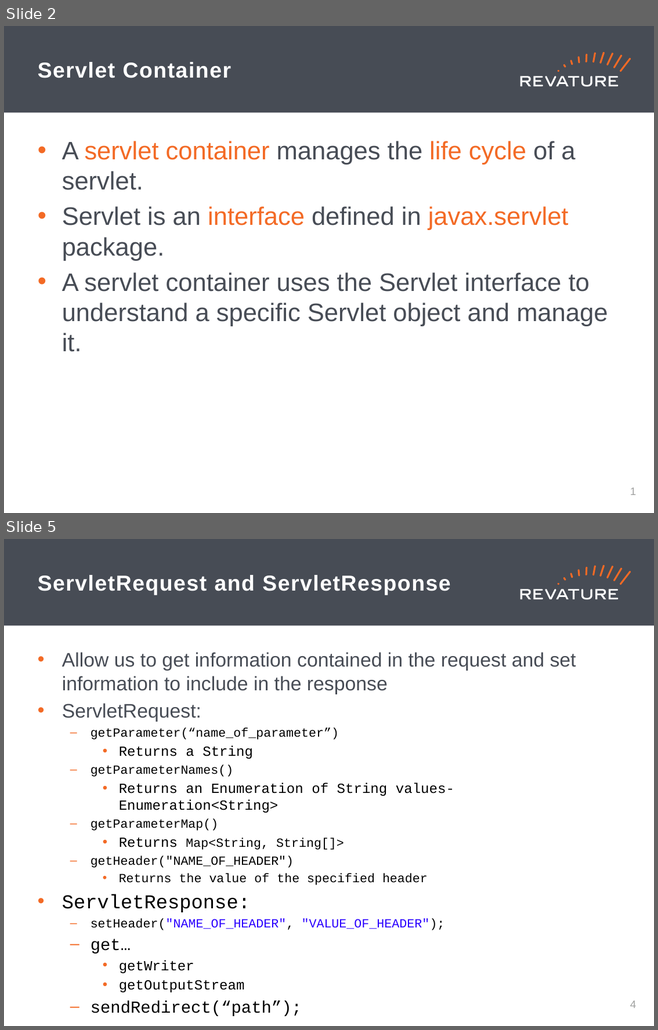
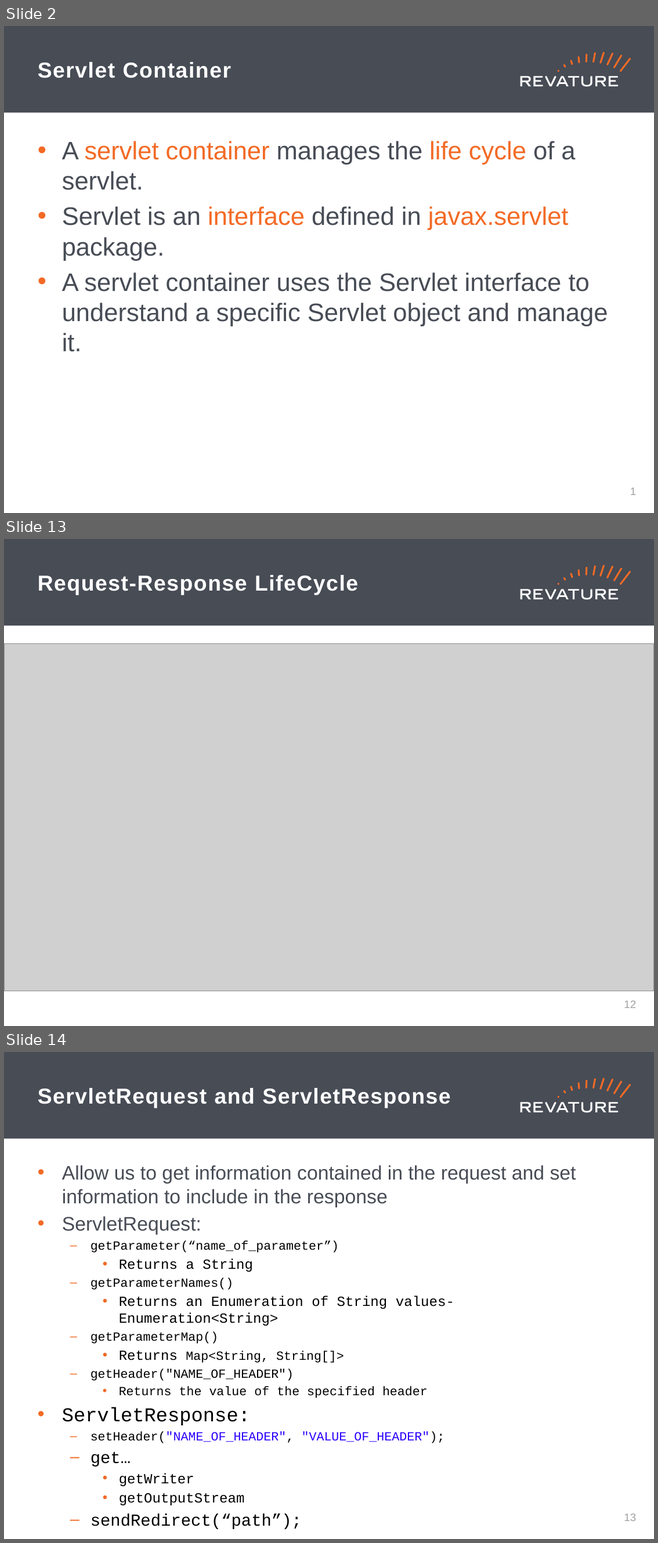
Before and after one commit to jhigherevature/8302021_RAP, a slide deck: powerpoints/Day_33.pptx. Shown one above the other, each under a label of ours: slides 2 and 5 before the commit, slides 2, 13 and 14 after it; the slides between them are not shown. The pictures are 658x1030 and 658x1543 pixels, drawn with LibreOffice and Linux fonts; fonts in the diff are those of the drawing; grey boxes stand for pictures. Boxes give left, top, right and bottom in pixels: in the first picture for what was removed or moved away, otherwise in the second. Text is boxed around its words. In the diff, an @@ line names an element or a change of style, - is before the commit and + after.

```diff
--- a/powerpoints/Day_33.pptx
+++ b/powerpoints/Day_33.pptx
@@ slide 13 added at [4,539,654,1026], background #FFFFFF; not listed: 19 template elements that a slide beside it also shows @@
@@ title added at [38,575,358,595], 24 pt, text #FFFFFF, bold @@
+Request-Response LifeCycle
@@ picture added at [4,643,654,991] @@
@@ page number added at [623,1001,636,1008], 12 pt, text #A0A1A0 @@
+12
@@ what was slide 5 is now slide 14 @@
@@ page number at [623,1514,636,1521]: text changed @@
-4
+13
```
Also in this commit, not shown: 2 slides changed, 8 other slides added.
